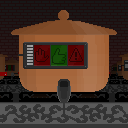
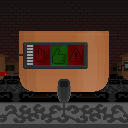
Layered file, before and after one edit (w=128, h=128). Changes by layer:
hid "Layer 8" over left=11, top=10, right=109, bottom=35
hid "Layer 6" over left=11, top=10, right=117, bottom=35
